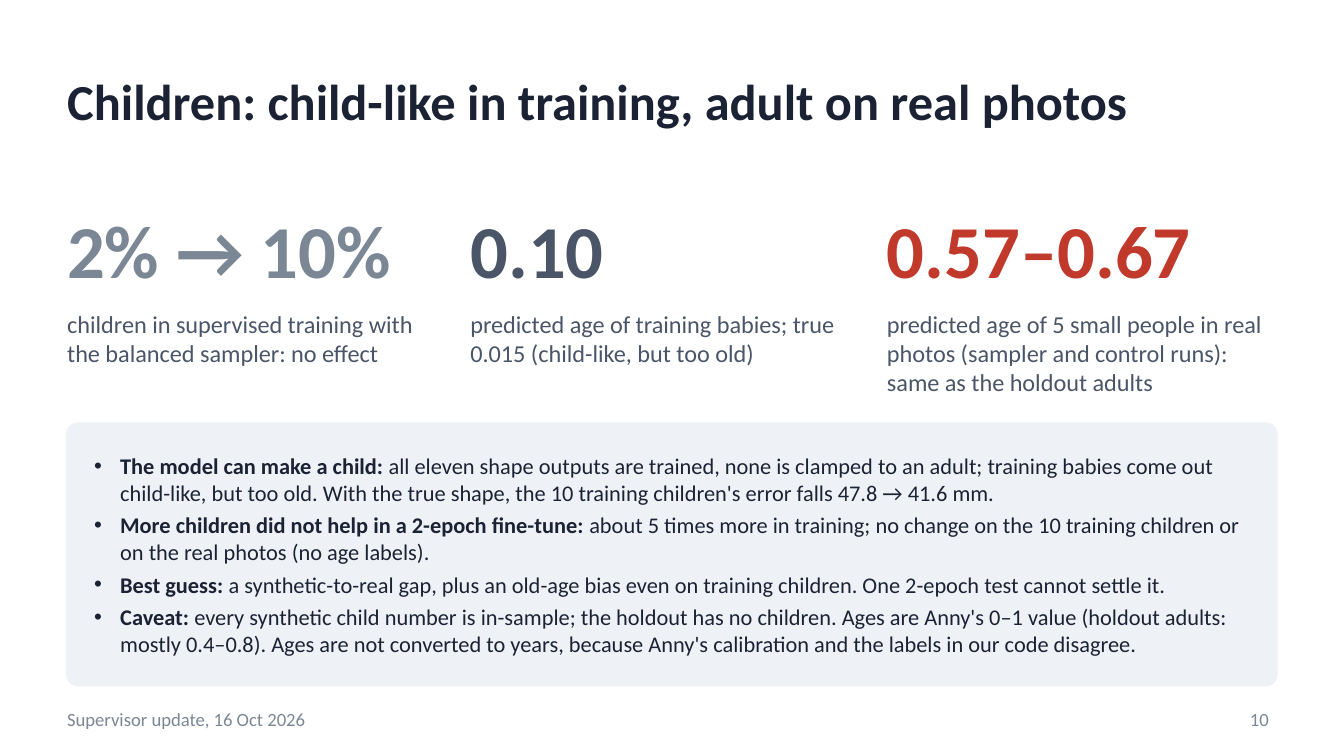
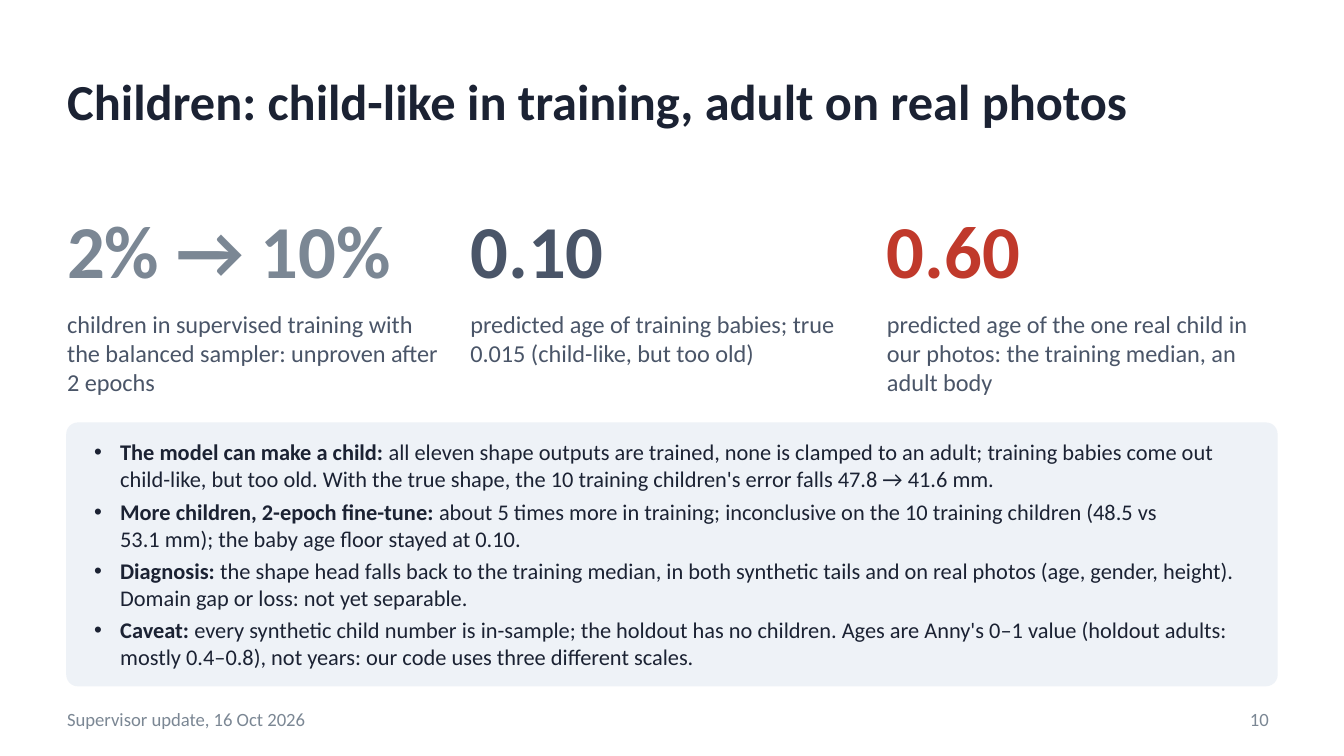
Before and after one commit to saadnajib/Multi-Person-Whole-Body-Human-Mesh-Recovery-in-a-Single-Shot-with-Annyone-dataset-and-3dpw-dataset, a slide deck: slide 10 of docs/supervisor_update_2026-10-16.pptx. Drawn at 1344x756 pixels with LibreOffice and Linux fonts; fonts in the diff are those of the drawing. Boxes give left, top, right and bottom in pixels: in the first picture for what was removed or moved away, otherwise in the second. Text is boxed around its words. In the diff, an @@ line names an element or a change of style, - is before the commit and + after.

```diff
--- a/docs/supervisor_update_2026-10-16.pptx
+++ b/docs/supervisor_update_2026-10-16.pptx
@@ text at <box>887,227,1020,279</box>: text changed @@
-0.57–0.67
+0.60
@@ text at <box>67,316,438,395</box>: text changed @@
-children in supervised training with the balanced sampler: no effect
+children in supervised training with the balanced sampler: unproven after 2 epochs
@@ text at <box>887,316,1247,395</box>: text changed @@
-predicted age of 5 small people in real photos (sampler and control runs): same as the holdout adults
+predicted age of the one real child in our photos: the training median, an adult body
@@ text at <box>120,504,1233,669</box>: text changed @@
-• More children did not help in a 2-epoch fine-tune: about 5 times more in training; no change on the 10 training children or on the real photos (no age labels).
-• Best guess: a synthetic-to-real gap, plus an old-age bias even on training children. One 2-epoch test cannot settle it.
-• Caveat: every synthetic child number is in-sample; the holdout has no children. Ages are Anny's 0–1 value (holdout adults: mostly 0.4–0.8). Ages are not converted to years, because Anny's calibration and the labels in our code disagree.
+• More children, 2-epoch fine-tune: about 5 times more in training; inconclusive on the 10 training children (48.5 vs 53.1 mm); the baby age floor stayed at 0.10.
+• Diagnosis: the shape head falls back to the training median, in both synthetic tails and on real photos (age, gender, height). Domain gap or loss: not yet separable.
+• Caveat: every synthetic child number is in-sample; the holdout has no children. Ages are Anny's 0–1 value (holdout adults: mostly 0.4–0.8), not years: our code uses three different scales.
```
Also in this commit, not shown: 2 other slides changed, 3 other files.
